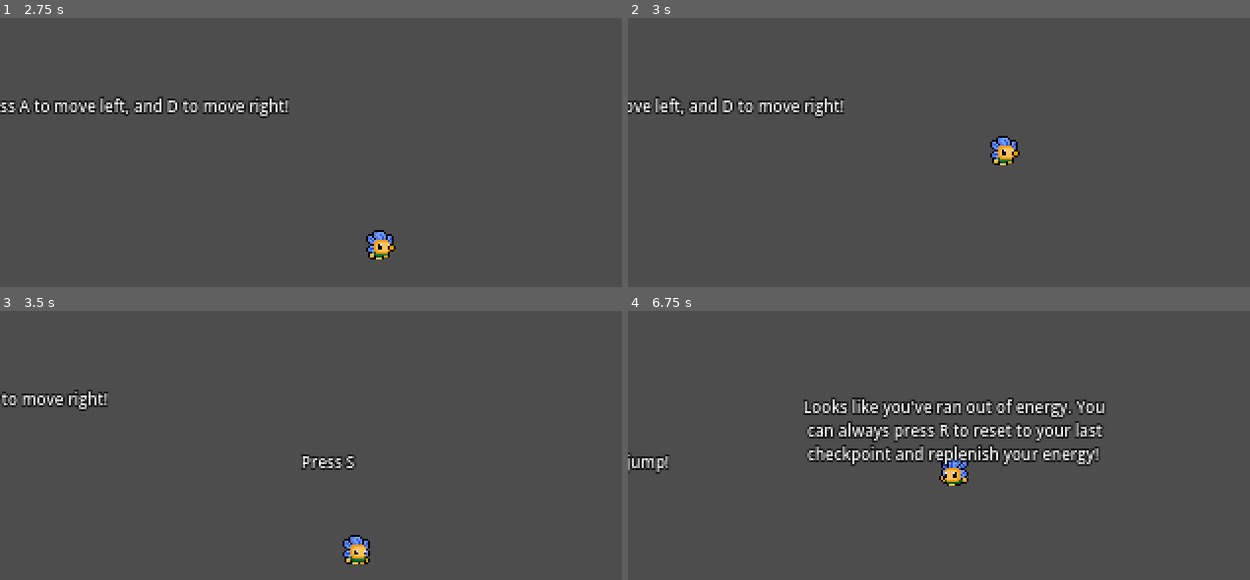
Above: before the commit, frames 1-4 (two rows, left to right).
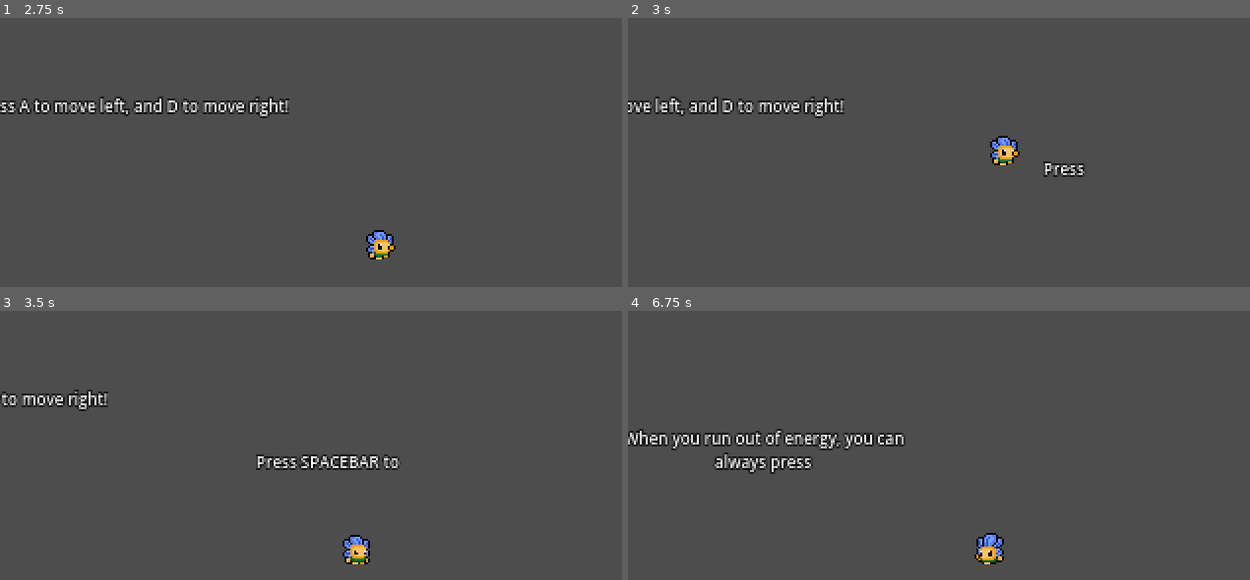
Above: after the commit, the same moments.

Repository: bubblegumlord/Kitty-platformer
Game: Godot game, scene res://managers/game_manager.tscn
Same seed, same stepped clock (60 frames per second), same inputs: the game is played once before the commit and once after it.
Inputs:
- Up to frame 1 (2.75 s): click "START GAME" at 0.5 s; tap A (LEFT) at 1.25, 2 s; hold D (RIGHT) from 1.28 s (still down); tap Space (JUMP) at 1.35, 1.52, 1.82, 2.1, 2.27, 2.57 s
- Up to frame 2 (3 s): tap A (LEFT) at 2.75 s; release D (RIGHT) at 2.78 s; hold A (LEFT) from 2.78 s (still down); tap Space (JUMP) at 2.85 s
- Up to frame 3 (3.5 s): keep holding A (LEFT)
- Up to frame 4 (6.75 s): release A (LEFT) at 3.53 s; hold D (RIGHT) 3.53-5.03 s; tap Space (JUMP) at 3.6, 3.77, 4.07, 4.35, 4.52, 4.82, 5.1, 5.27, 5.57, 5.85, 6.6 s; tap A (LEFT) at 4.25, 5 s; hold A (LEFT) 5.03-5.78 s; hold D (RIGHT) 5.78-6.53 s; hold A (LEFT) from 6.53 s (still down)

Frame 1 is identical in both runs. In frame 2, 0.3% of the frame differs, in the area x 66-74%, y 53-60%; in frame 3, 0.9%; in frame 4, 9.3%, in the area x 0-77%, y 32-95%.

Commit message:
tutorial works pt.2
further tutorial works

Diff:
--- a/control/energy_label/energy_label.gd
+++ /dev/null
@@ -1,19 +0,0 @@
-extends RichTextLabel
-
-var text_show: Tween
-
-@onready var timer: Timer = $Timer
-
-func _ready() -> void:
-	visible = false
-
-func _input(_event: InputEvent) -> void:
-	if Input.is_action_just_pressed("JUMP") and Globals.jump_count == 1:
-		visible_characters = 0
-		visible = true
-		text_show = get_tree().create_tween()
-		text_show.tween_property(self, "visible_characters", text.length(), 2)
-		timer.start()
-
-func _on_timer_timeout() -> void:
-	visible = false
--- a/control/energy_label/energy_label.tscn
+++ /dev/null
@@ -1,23 +0,0 @@
-[gd_scene format=3 uid="uid://bdoj8n14bd2fo"]
-
-[ext_resource type="Script" uid="uid://cp1luwi27ef6n" path="res://control/energy_label/energy_label.gd" id="1_xqroa"]
-
-[sub_resource type="Theme" id="Theme_otyu2"]
-
-[node name="EnergyLabel" type="RichTextLabel" unique_id=1670597872]
-offset_left = -80.0
-offset_top = -40.0
-offset_right = 80.0
-theme = SubResource("Theme_otyu2")
-theme_override_colors/font_outline_color = Color(0, 0, 0, 1)
-theme_override_constants/outline_size = 3
-theme_override_font_sizes/normal_font_size = 8
-text = "Looks like you've ran out of energy. You can always press R to reset to your last checkpoint and replenish your energy!"
-horizontal_alignment = 1
-vertical_alignment = 1
-script = ExtResource("1_xqroa")
-
-[node name="Timer" type="Timer" parent="." unique_id=2019213868]
-wait_time = 5.0
-
-[connection signal="timeout" from="Timer" to="." method="_on_timer_timeout"]
--- a/control/tutorial_label/tutorial_label.gd
+++ b/control/tutorial_label/tutorial_label.gd
@@ -1,5 +1,6 @@
 extends Area2D
 
+@export var id: int
 @export_multiline var label_text: String
 
 var activated: bool = false
@@ -10,14 +11,18 @@
 @onready var label: RichTextLabel = $Label
 
 func _ready() -> void:
-	visible = true
+	if Globals.tutorial_labels[id] == false:
+		label.visible_characters = 0
+	else:
+		label.visible_characters = label_text.length()
 	label.text = label_text
-	label.visible_characters = 0
 	text_length = label_text.length()
 	timer = text_length / 25
+	visible = true
 
 func _on_area_entered(_area: Area2D) -> void:
-	if not activated:
+	if not activated and Globals.tutorial_labels[id] == false:
+		Globals.tutorial_labels[id] = true
 		activated = true
 		text_show = get_tree().create_tween()
 		text_show.tween_property(label, "visible_characters", text_length, timer)
--- a/globals/globals.gd
+++ b/globals/globals.gd
@@ -3,6 +3,8 @@
 signal LOAD_LEVEL(level_path: String)
 signal RESET_LEVEL
 signal RESET_PLAYER
+
+var tutorial_labels: Array = [false, false, false, false, false]
 
 var items: Dictionary[int, bool]
 var saved_items: Dictionary[int, bool]
--- /dev/null
+++ b/levels/tutorial/tutorial_level.tscn
@@ -0,0 +1,118 @@
+[gd_scene format=3 uid="uid://trmuwa0f5sa2"]
+
+[ext_resource type="Script" uid="uid://cf5cplj5gacxx" path="res://globals/custom_classes/level_class.gd" id="1_1bylk"]
+[ext_resource type="PackedScene" uid="uid://8u26l8gr1g5j" path="res://control/tutorial_label/tutorial_label.tscn" id="2_yjlcl"]
+[ext_resource type="PackedScene" uid="uid://dxfqgiym8jr45" path="res://objects/collectibles/droplet/droplet.tscn" id="3_ohe04"]
+[ext_resource type="PackedScene" uid="uid://c73kf3v3hg1so" path="res://characters/player/player.tscn" id="4_muvb3"]
+[ext_resource type="PackedScene" uid="uid://d1fhfdds1iwhw" path="res://control/camera/camera.tscn" id="6_pyiwh"]
+[ext_resource type="PackedScene" uid="uid://cbesvvvfn2gk7" path="res://objects/checkpoint_flag/checkpoint_flag.tscn" id="7_r8lhe"]
+
+[sub_resource type="RectangleShape2D" id="RectangleShape2D_ynd8h"]
+size = Vector2(8, 176)
+
+[sub_resource type="CircleShape2D" id="CircleShape2D_rabl3"]
+radius = 88.0
+
+[sub_resource type="CircleShape2D" id="CircleShape2D_lny8l"]
+radius = 48.6621
+
+[sub_resource type="CircleShape2D" id="CircleShape2D_0m0vo"]
+radius = 48.0
+
+[sub_resource type="CircleShape2D" id="CircleShape2D_1bylk"]
+radius = 40.0
+
+[sub_resource type="CircleShape2D" id="CircleShape2D_gbvgi"]
+radius = 24.33105
+
+[node name="TutorialLevel" type="Node2D" unique_id=1761298926]
+script = ExtResource("1_1bylk")
+metadata/_custom_type_script = "uid://cf5cplj5gacxx"
+
+[node name="WorldCollision" type="StaticBody2D" parent="." unique_id=68167334]
+
+[node name="Ground" type="CollisionPolygon2D" parent="WorldCollision" unique_id=1356310531]
+position = Vector2(312, 0)
+polygon = PackedVector2Array(-312, 184, -312, 136, 320, 136, 320, 112, 408, 112, 408, 96, 488, 96, 488, 72, 536, 72, 536, 104, 600, 104, 600, 160, 776, 160, 776, 128, 800, 128, 800, 88, 840, 88, 840, 152, 1192, 152, 1192, 184)
+
+[node name="WorldBorderLeft" type="CollisionShape2D" parent="WorldCollision" unique_id=637392322]
+position = Vector2(0, 88)
+shape = SubResource("RectangleShape2D_ynd8h")
+
+[node name="Ceiling" type="CollisionPolygon2D" parent="WorldCollision" unique_id=1169456985]
+position = Vector2(312, 0)
+polygon = PackedVector2Array(-312, 0, -312, -8, 808, -8, 808, 0, 808, 48, 648, 112, 632, 112, 632, 64, 600, 64, 600, 0)
+
+[node name="TutorialLabels" type="Node2D" parent="." unique_id=211972179]
+
+[node name="TutorialWalk" parent="TutorialLabels" unique_id=1528264530 instance=ExtResource("2_yjlcl")]
+position = Vector2(88, 96)
+label_text = "Press A to move left, and D to move right!"
+
+[node name="CollisionShape2D" type="CollisionShape2D" parent="TutorialLabels/TutorialWalk" unique_id=69568240]
+shape = SubResource("CircleShape2D_rabl3")
+
+[node name="TutorialJump" parent="TutorialLabels" unique_id=1799682618 instance=ExtResource("2_yjlcl")]
+position = Vector2(280, 128)
+id = 1
+label_text = "Press SPACEBAR to jump!"
+
+[node name="Collision" type="CollisionShape2D" parent="TutorialLabels/TutorialJump" unique_id=428971566]
+position = Vector2(0, -24)
+shape = SubResource("CircleShape2D_lny8l")
+
+[node name="TutorialEnergy" parent="TutorialLabels" unique_id=737512515 instance=ExtResource("2_yjlcl")]
+position = Vector2(512, 128)
+id = 2
+label_text = "When you run out of energy, you can always press R to reset to your last checkpoint and replenish it!"
+
+[node name="Collision" type="CollisionShape2D" parent="TutorialLabels/TutorialEnergy" unique_id=274747087]
+position = Vector2(0, -24)
+shape = SubResource("CircleShape2D_0m0vo")
+
+[node name="TutorialCheckpoint" parent="TutorialLabels" unique_id=1344053375 instance=ExtResource("2_yjlcl")]
+position = Vector2(968, 144)
+id = 3
+label_text = "This is a checkpoint flag, when you interact with it, you set it to active. After pressing R you will be teleported here"
+
+[node name="Collision" type="CollisionShape2D" parent="TutorialLabels/TutorialCheckpoint" unique_id=838296890]
+shape = SubResource("CircleShape2D_1bylk")
+
+[node name="TutorialDroplet" parent="TutorialLabels" unique_id=620822789 instance=ExtResource("2_yjlcl")]
+position = Vector2(1256, 136)
+id = 4
+label_text = "Every jump costs energy, to replenish it, collect droplet!"
+
+[node name="Collision" type="CollisionShape2D" parent="TutorialLabels/TutorialDroplet" unique_id=378644896]
+shape = SubResource("CircleShape2D_gbvgi")
+
+[node name="Objects" type="Node2D" parent="." unique_id=449527356]
+
+[node name="Droplet" parent="Objects" unique_id=1270360593 instance=ExtResource("3_ohe04")]
+y_sort_enabled = true
+position = Vector2(1360, 136)
+id = 1
+
+[node name="Player" parent="Objects" unique_id=1077531745 instance=ExtResource("4_muvb3")]
+position = Vector2(16, 128)
+
+[node name="Camera" parent="Objects/Player" unique_id=1086699227 instance=ExtResource("6_pyiwh")]
+
+[node name="TopLeft" parent="Objects/Player/Camera" index="0" unique_id=138159030]
+position = Vector2(-16, -128)
+
+[node name="BotRight" parent="Objects/Player/Camera" index="1" unique_id=581957127]
+position = Vector2(1488, 48)
+
+[node name="CheckpointFlag" parent="Objects" unique_id=1104135889 node_paths=PackedStringArray("current_level") instance=ExtResource("7_r8lhe")]
+visible = false
+position = Vector2(16, 128)
+current_level = NodePath("../..")
+id = 100
+
+[node name="CheckpointFlag2" parent="Objects" unique_id=71064603 node_paths=PackedStringArray("current_level") instance=ExtResource("7_r8lhe")]
+position = Vector2(1032, 152)
+current_level = NodePath("../..")
+id = 101
+
+[editable path="Objects/Player/Camera"]
--- a/levels/world_1/level_1-1.tscn
+++ /dev/null
@@ -1,90 +0,0 @@
-[gd_scene format=3 uid="uid://trmuwa0f5sa2"]
-
-[ext_resource type="PackedScene" uid="uid://dxfqgiym8jr45" path="res://objects/collectibles/droplet/droplet.tscn" id="1_aoxjb"]
-[ext_resource type="Script" uid="uid://cf5cplj5gacxx" path="res://globals/custom_classes/level_class.gd" id="1_gbvgi"]
-[ext_resource type="PackedScene" uid="uid://8u26l8gr1g5j" path="res://control/tutorial_label/tutorial_label.tscn" id="1_rabl3"]
-[ext_resource type="PackedScene" uid="uid://c73kf3v3hg1so" path="res://characters/player/player.tscn" id="2_rabl3"]
-[ext_resource type="PackedScene" uid="uid://d1fhfdds1iwhw" path="res://control/camera/camera.tscn" id="3_lny8l"]
-[ext_resource type="PackedScene" uid="uid://cbesvvvfn2gk7" path="res://objects/checkpoint_flag/checkpoint_flag.tscn" id="5_lny8l"]
-[ext_resource type="PackedScene" uid="uid://bdoj8n14bd2fo" path="res://control/energy_label/energy_label.tscn" id="5_ns2ht"]
-
-[sub_resource type="CircleShape2D" id="CircleShape2D_rabl3"]
-radius = 96.0
-
-[sub_resource type="CircleShape2D" id="CircleShape2D_lny8l"]
-radius = 32.0
-
-[sub_resource type="CircleShape2D" id="CircleShape2D_gbvgi"]
-radius = 24.33105
-
-[sub_resource type="RectangleShape2D" id="RectangleShape2D_ynd8h"]
-size = Vector2(8, 176)
-
-[node name="Level1-1" type="Node2D" unique_id=1761298926]
-script = ExtResource("1_gbvgi")
-metadata/_custom_type_script = "uid://cf5cplj5gacxx"
-
-[node name="TutorialLabels" type="Node2D" parent="." unique_id=211972179]
-
-[node name="TutorialWalk" parent="TutorialLabels" unique_id=1528264530 instance=ExtResource("1_rabl3")]
-position = Vector2(88, 96)
-label_text = "Press A to move left, and D to move right!"
-
-[node name="CollisionShape2D" type="CollisionShape2D" parent="TutorialLabels/TutorialWalk" unique_id=69568240]
-shape = SubResource("CircleShape2D_rabl3")
-
-[node name="TutorialJump" parent="TutorialLabels" unique_id=1799682618 instance=ExtResource("1_rabl3")]
-position = Vector2(280, 128)
-label_text = "Press SPACEBAR to jump!"
-
-[node name="Collision" type="CollisionShape2D" parent="TutorialLabels/TutorialJump" unique_id=428971566]
-shape = SubResource("CircleShape2D_lny8l")
-
-[node name="TutorialDroplet" parent="TutorialLabels" unique_id=620822789 instance=ExtResource("1_rabl3")]
-position = Vector2(800, 152)
-label_text = "Every jump costs energy, to replenish it, collect droplet!"
-
-[node name="Collision" type="CollisionShape2D" parent="TutorialLabels/TutorialDroplet" unique_id=378644896]
-shape = SubResource("CircleShape2D_gbvgi")
-
-[node name="WorldCollision" type="StaticBody2D" parent="." unique_id=68167334]
-
-[node name="Ground" type="CollisionPolygon2D" parent="WorldCollision" unique_id=1356310531]
-polygon = PackedVector2Array(0, 184, 0, 136, 320, 136, 320, 112, 408, 112, 408, 96, 488, 96, 488, 72, 536, 72, 536, 104, 600, 104, 600, 160, 672, 160, 672, 128, 720, 128, 720, 160, 1192, 160, 1192, 184)
-
-[node name="WorldBorderLeft" type="CollisionShape2D" parent="WorldCollision" unique_id=637392322]
-position = Vector2(0, 88)
-shape = SubResource("RectangleShape2D_ynd8h")
-
-[node name="CollisionPolygon2D" type="CollisionPolygon2D" parent="WorldCollision" unique_id=1169456985]
-polygon = PackedVector2Array(0, 0, 0, -8, 808, -8, 808, 0, 808, 80, 648, 80, 648, 112, 632, 112, 632, 64, 600, 64, 600, 0)
-
-[node name="Objects" type="Node2D" parent="." unique_id=449527356]
-
-[node name="Droplet" parent="Objects" unique_id=1270360593 instance=ExtResource("1_aoxjb")]
-y_sort_enabled = true
-position = Vector2(800, 112)
-id = 1
-
-[node name="Player" parent="Objects" unique_id=1077531745 instance=ExtResource("2_rabl3")]
-position = Vector2(16, 128)
-
-[node name="EnergyLabel" parent="Objects/Player" unique_id=1670597872 node_paths=PackedStringArray("player") instance=ExtResource("5_ns2ht")]
-visible = false
-player = NodePath("..")
-
-[node name="Camera" parent="Objects/Player" unique_id=1086699227 instance=ExtResource("3_lny8l")]
-
-[node name="TopLeft" parent="Objects/Player/Camera" index="0" unique_id=138159030]
-position = Vector2(-16, -128)
-
-[node name="BotRight" parent="Objects/Player/Camera" index="1" unique_id=581957127]
-position = Vector2(1176, 48)
-
-[node name="CheckpointFlag" parent="Objects" unique_id=1104135889 node_paths=PackedStringArray("current_level") instance=ExtResource("5_lny8l")]
-visible = false
-position = Vector2(16, 128)
-current_level = NodePath("../..")
-id = 100
-
-[editable path="Objects/Player/Camera"]
Not shown, removed: control/energy_label/energy_label.gd.uid
